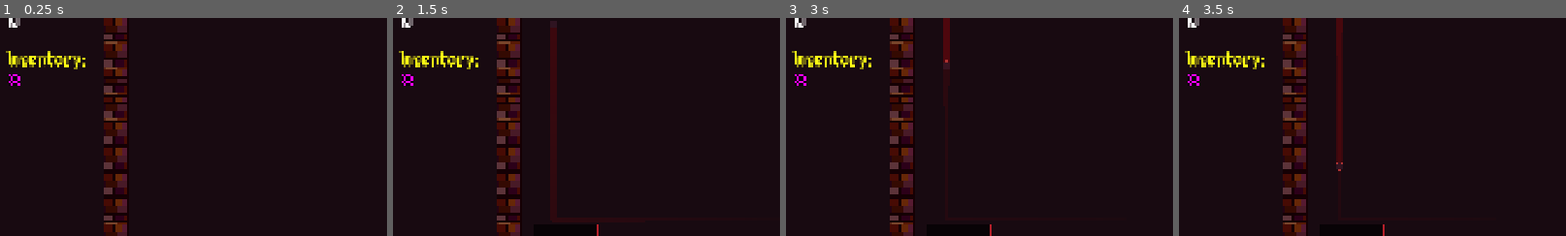
Above: before the commit, frames 1-4 (left to right).
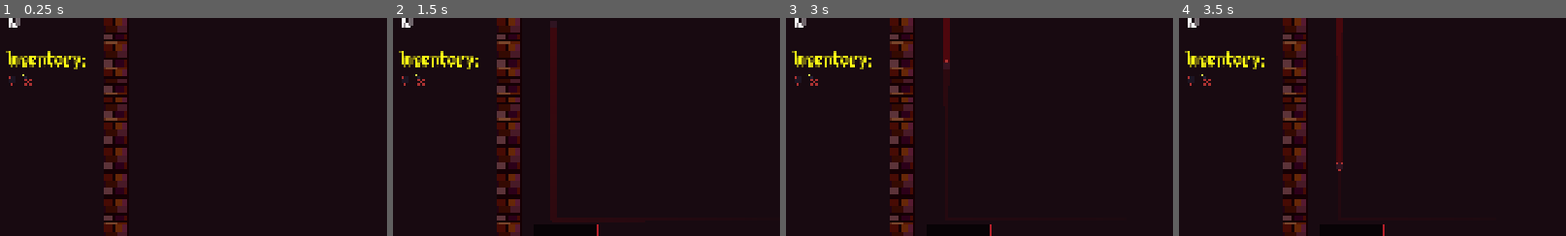
Above: after the commit, the same moments.

Repository: lostpoet999/escape_to_marty
Game: Godot game, scene res://scenes_and_scripts/levels/floor_1_the_lighthouse/combat_1_2.tscn
Same seed, same stepped clock (60 frames per second), same inputs: the game is played once before the commit and once after it. This scene is started directly instead of the project's main scene. Sound files missing from this copy of the repository are replaced by a short silence.
Inputs (mouse positions are % of the whole screen's width and height, from its top left):
- Up to frame 1 (0.25 s): no input
- Up to frame 2 (1.5 s): click (2, 50) at 0.52 s; click (3, 50) at 1.27 s
- Up to frame 3 (3 s): click (2, 50) at 2.02 s; click (3, 50) at 2.77 s
- Up to frame 4 (3.5 s): no input
The pictures show only the part of the screen within x 0-50%, y 36-86%; the shares and areas given below are measured in that part.

The runs differ from the first frame. In frame 1, 0.2% of the frame differs, in the area x 2-9%, y 25-32%; in frame 2, 0.2%; in frame 3, 0.2%; in frame 4, 0.2%.

Commit message:
chore: mouse over for inventory and starting item pool for spawning

Diff:
--- a/scenes_and_scripts/inventory/inventory.gd
+++ b/scenes_and_scripts/inventory/inventory.gd
@@ -9,7 +9,7 @@
 var items: Array ## Powerups, passives or actives for ball, paddle, or click. One active passive for each type.
 const TESTING: Array = [
 	## Add testing inventory items here that will be added in _ready
-	preload("uid://ctjeqnpuca6lq"),
+	preload("uid://ctjeqnpuca6lq"),preload("uid://b1myuckbujeku")
 ]
 
 @warning_ignore_start("untyped_declaration")
@@ -55,7 +55,7 @@
 func get_items() -> Array:
 	return items
 
-## Use to get a particular item type.
+## Load power-ups from inventory for appropriate object
 func get_items_for_ball() -> Array[BallPowerUp]:
 	var _items: Array[BallPowerUp]
 	for item in items:
--- a/scenes_and_scripts/inventory/inventory_panel.gd
+++ b/scenes_and_scripts/inventory/inventory_panel.gd
@@ -23,6 +23,7 @@
 	var icon: Texture2D = get_icon_for_item(item)
 	var button: Button = Button.new()
 	button.icon = icon
+	button.tooltip_text = item.powerup_name
 	button.set_meta(&"Item", item) ## store the variant
 
 	button.flat = true ## change me if you decide to use a theme
--- a/scenes_and_scripts/inventory/inventory_panel.tscn
+++ b/scenes_and_scripts/inventory/inventory_panel.tscn
@@ -21,4 +21,4 @@
 [node name="GridContainer" type="GridContainer" parent="HBoxContainer" unique_id=1098704347]
 unique_name_in_owner = true
 layout_mode = 2
-columns = 3
+columns = 5
--- /dev/null
+++ b/scenes_and_scripts/inventory/item_pool.gd
@@ -0,0 +1,3 @@
+class_name ItemPool extends Resource
+
+@export item_pool: Array
--- a/scenes_and_scripts/levels/floor_1_the_lighthouse/combat_1_1.tscn
+++ b/scenes_and_scripts/levels/floor_1_the_lighthouse/combat_1_1.tscn
@@ -7,3 +7,4 @@
 
 [node name="BlueBrick" parent="PlayArea/Walls" parent_id_path=PackedInt32Array(76639453) index="79" unique_id=887021685 instance=ExtResource("2_qcry5")]
 position = Vector2(1056, 512)
+brick_health = 10
--- /dev/null
+++ b/scenes_and_scripts/powerups_and_effects/ball_powerups/2x_damage..tres
@@ -0,0 +1,14 @@
+[gd_resource type="Resource" script_class="BallPowerUp" format=3 uid="uid://b1myuckbujeku"]
+
+[ext_resource type="Script" uid="uid://bymj844l5ynju" path="res://scenes_and_scripts/powerups_and_effects/ball_effects/damage_effects/Base Definition/damage_effect_wrapper.gd" id="1_x68hy"]
+[ext_resource type="Texture2D" uid="uid://cuwvvr2wvgr25" path="res://scenes_and_scripts/powerups_and_effects/ball_powerups/2x_powerup_sprite.png" id="2_omxlg"]
+[ext_resource type="Script" uid="uid://bryv4msdad7wu" path="res://scenes_and_scripts/powerups_and_effects/ball_powerups/ball_power_up.gd" id="2_yvhdv"]
+
+[resource]
+script = ExtResource("2_yvhdv")
+powerup_name = "2x Damage"
+powerup_id = "2"
+inventory_icon = ExtResource("2_omxlg")
+global_damage_multi = 3.0
+local_damage_multi = 1.0
+metadata/_custom_type_script = "uid://bryv4msdad7wu"
--- a/scenes_and_scripts/powerups_and_effects/ball_powerups/base_ball_power_up.tres
+++ b/scenes_and_scripts/powerups_and_effects/ball_powerups/base_ball_power_up.tres
@@ -3,6 +3,7 @@
 [ext_resource type="Script" uid="uid://bymj844l5ynju" path="res://scenes_and_scripts/powerups_and_effects/ball_effects/damage_effects/Base Definition/damage_effect_wrapper.gd" id="1_3qseh"]
 [ext_resource type="PackedScene" uid="uid://31xj2n4icbuy" path="res://scenes_and_scripts/powerups_and_effects/ball_effects/damage_effects/Base Definition/base_damage_effect.tscn" id="2_e50eh"]
 [ext_resource type="Script" uid="uid://bryv4msdad7wu" path="res://scenes_and_scripts/powerups_and_effects/ball_powerups/ball_power_up.gd" id="2_vk0gd"]
+[ext_resource type="Texture2D" uid="uid://mtj7exkdy0ls" path="res://scenes_and_scripts/ball/new_ball.png" id="3_iutvg"]
 
 [sub_resource type="Resource" id="Resource_wy5ye"]
 script = ExtResource("1_3qseh")
@@ -13,6 +14,7 @@
 script = ExtResource("2_vk0gd")
 powerup_name = "Basic_Ball"
 powerup_id = "1"
+inventory_icon = ExtResource("3_iutvg")
 global_damage_multi = 1.0
 local_damage_multi = 1.0
 powerup_type = 2
Not shown, added: scenes_and_scripts/inventory/item_pool.gd.uid
Binary file added: scenes_and_scripts/powerups_and_effects/ball_powerups/2x_powerup_sprite.png
Not shown, added: scenes_and_scripts/powerups_and_effects/ball_powerups/2x_powerup_sprite.png.import
